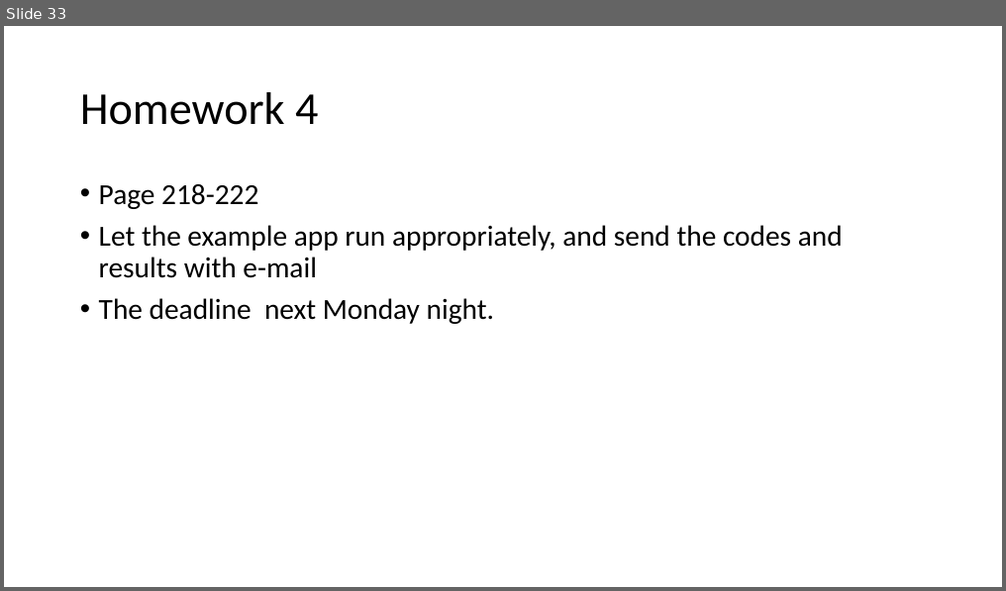
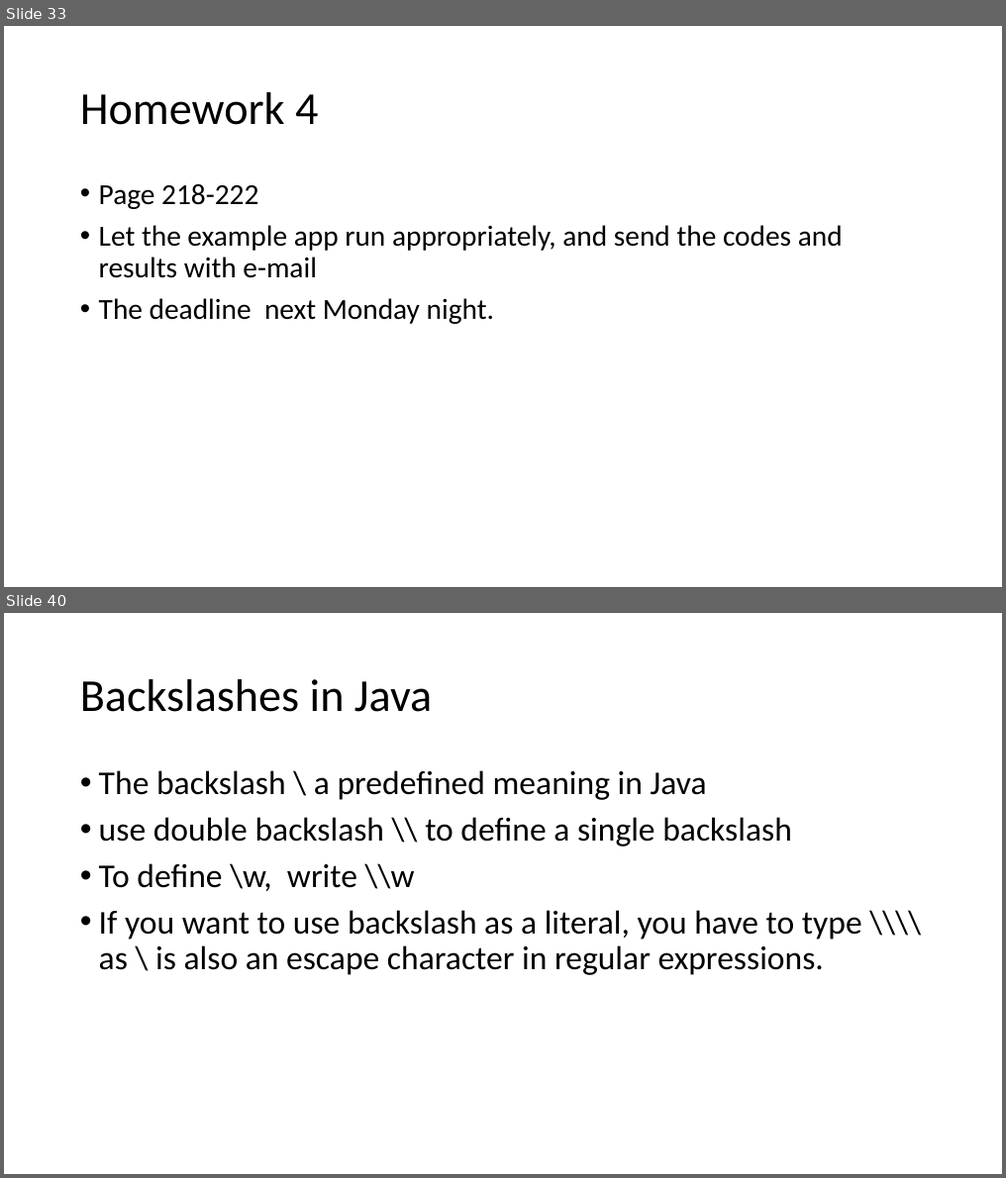
Before and after one commit to tanglw2020/android-class, a slide deck: android activity and intent.pptx. Shown one above the other, each under a label of ours: slide 33 before the commit, slides 33 and 40 after it; the slides between them are not shown. The pictures are 1006x591 and 1006x1178 pixels, drawn with LibreOffice and Linux fonts; fonts in the diff are those of the drawing. Boxes give left, top, right and bottom in pixels: in the first picture for what was removed or moved away, otherwise in the second. Text is boxed around its words. In the diff, an @@ line names an element or a change of style, - is before the commit and + after.

```diff
--- a/android activity and intent.pptx
+++ b/android activity and intent.pptx
@@ slide 40 added at <box>4,613,1002,1174</box>, background #FFFFFF @@
@@ title added at <box>80,679,432,712</box>, 44 pt, text #000000 @@
+Backslashes in Java
@@ text added at <box>99,770,862,975</box>, 32 pt, text #000000 @@
+• The backslash \ a predefined meaning in Java
+• use double backslash \\ to define a single backslash
+• To define \w, write \\w
+• If you want to use backslash as a literal, you have to type \\\\ as \ is also an escape character in regular expressions.
```
Also in this commit, not shown: 1 slide changed, 14 other slides added, 1 other file.
